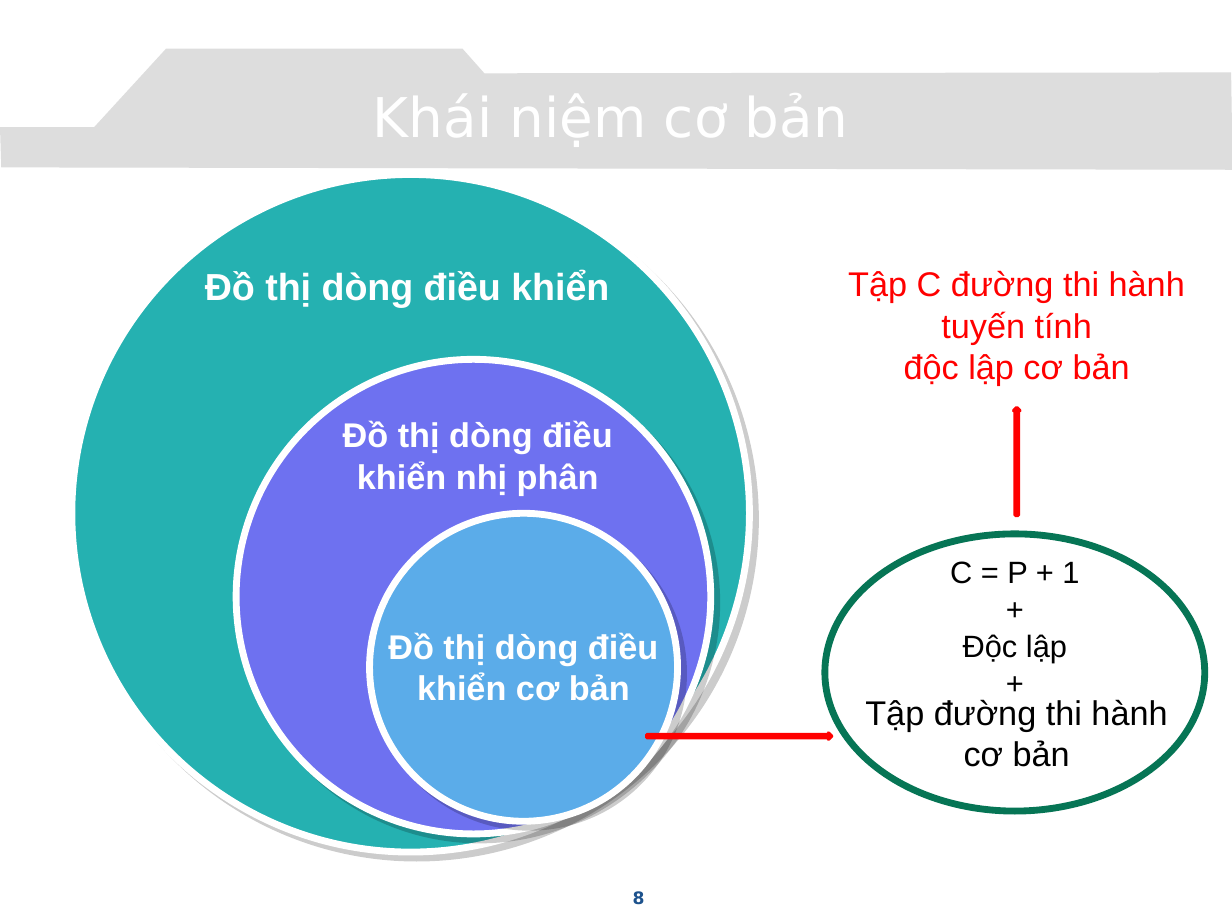
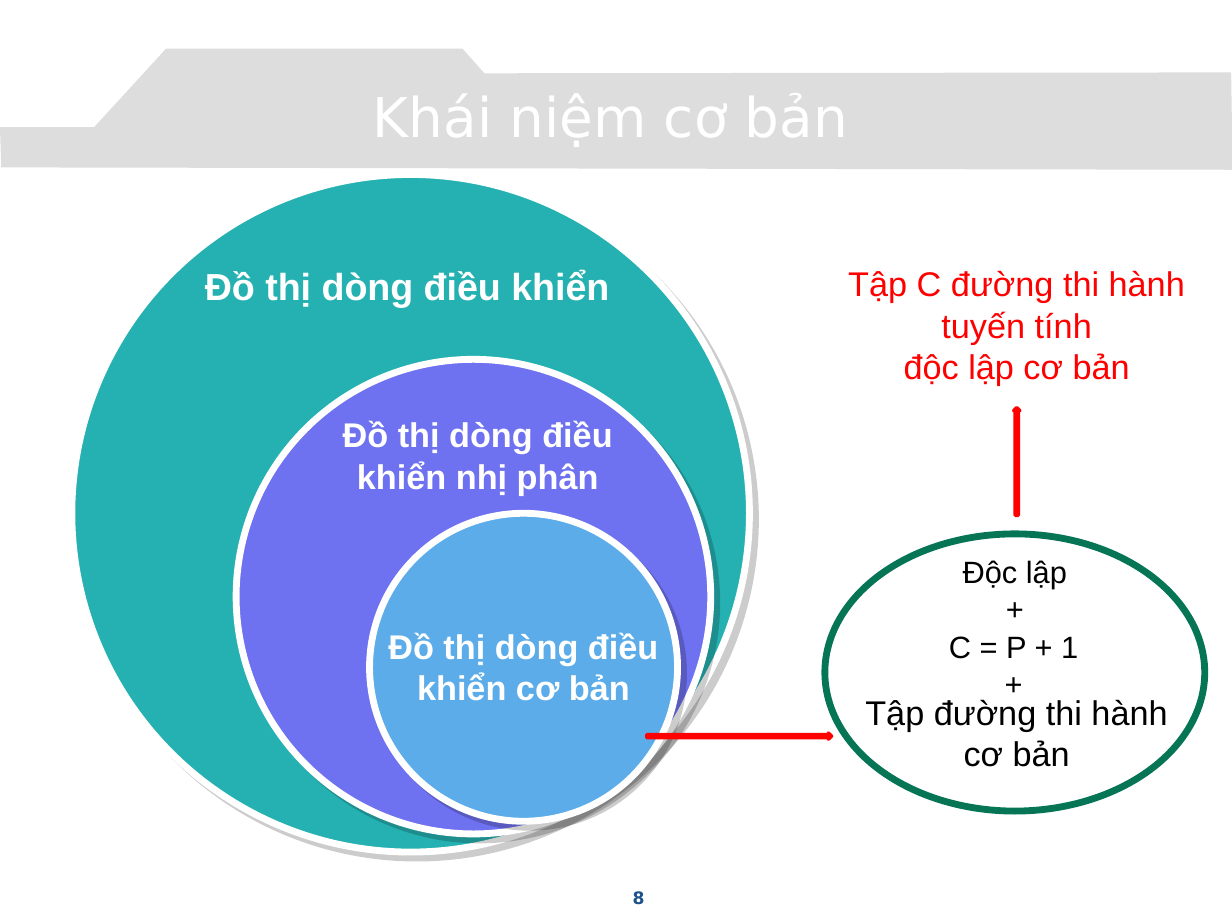
Before and after one commit to congcuong-cse/autotesting-lvtn, a slide deck: slide 8 of Document/Presentation.pptx. Drawn at 1232x924 pixels with LibreOffice and Linux fonts; fonts in the diff are those of the drawing; background and template pictures are left out. Boxes give left, top, right and bottom in pixels: in the first picture for what was removed or moved away, otherwise in the second. Text is boxed around its words. In the diff, an @@ line names an element or a change of style, - is before the commit and + after.

```diff
--- a/Document/Presentation.pptx
+++ b/Document/Presentation.pptx
@@ text at [950,561,1079,584]: paragraphs removed @@
-C = P + 1
-+
@@ text "Độc lập": place and size @@
-text "Độc lập" at [950,561,1079,663]
+text "Độc lập" at [963,560,1067,589]
@@ text added at [949,636,1078,659], 18 pt, text #000000 @@
+C = P + 1
++
```
Also in this commit, not shown: 4 other slides changed.
